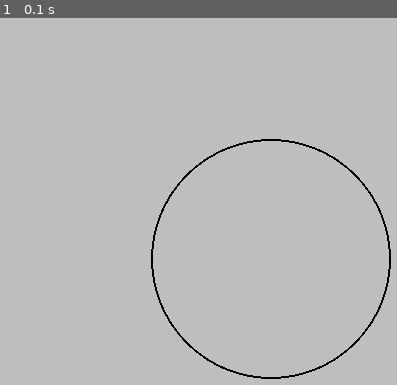
Above: before the commit, frame 1.
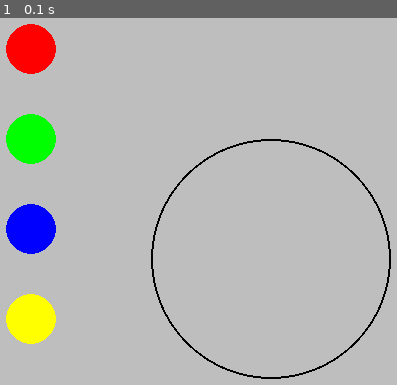
Above: after the commit, the same moment.

Repository: bennorth/cake-decoration-in-pygame
Game: pygame game, started from cake.py
Same seed, same stepped clock (60 frames per second), same inputs: the game is played once before the commit and once after it.
Inputs:
- Up to frame 1 (0.1 s): no input

The runs differ from the first frame. In frame 1, 5.3% of the frame differs, in the area x 1-15%, y 1-89%.

Commit message:
draw icing palette down left edge of screen

Diff:
--- a/cake.py
+++ b/cake.py
@@ -5,6 +5,8 @@
 screen = pygame.display.set_mode((600, 600))
 clock = pygame.time.Clock()
 
+
+icing_colours = ['red', 'green', 'blue', 'yellow']
 
 while True:
     # Limit frame speed to 30 FPS
@@ -16,4 +18,11 @@
 
     pygame.draw.circle(screen, pygame.Color('black'), (300, 300), 120, 2)
 
+    for i in range(len(icing_colours)):
+        pygame.draw.circle(screen,
+                           pygame.Color(icing_colours[i]),
+                           (60, 90 * (i + 1)),
+                           25,
+                           0)
+
     pygame.display.flip()
